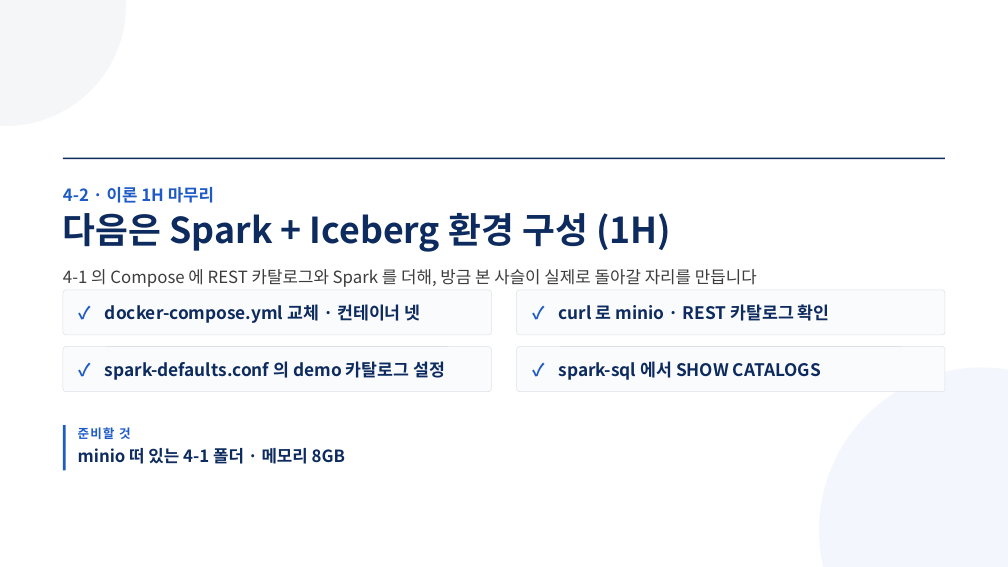
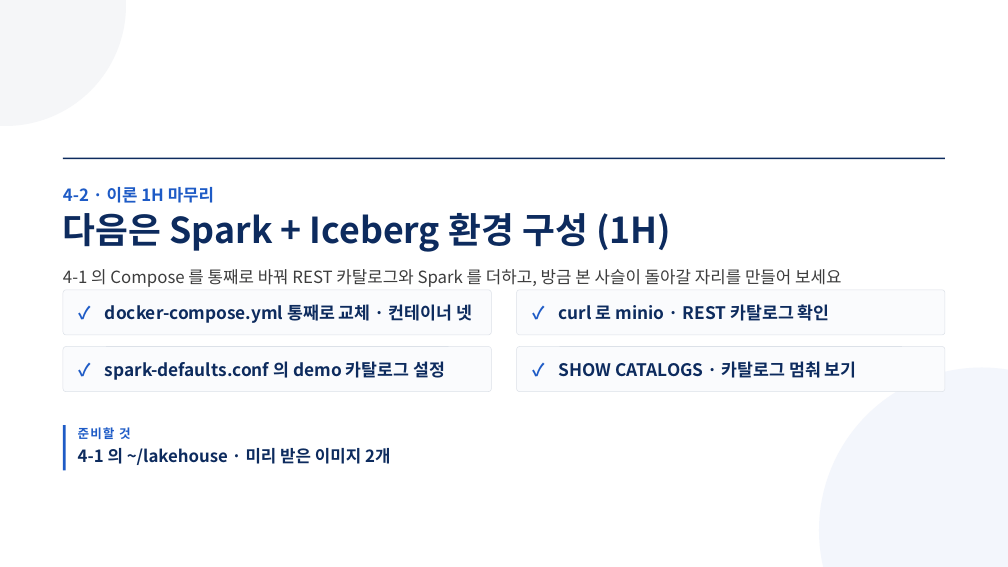
Before and after one commit to aebonlee/materials, a slide deck: slide 10 of data-eng/decks/w4d2s1.pptx. Drawn at 1008x567 pixels with LibreOffice and Linux fonts; fonts in the diff are those of the drawing. Boxes give left, top, right and bottom in pixels: in the first picture for what was removed or moved away, otherwise in the second. Text is boxed around its words. In the diff, an @@ line names an element or a change of style, - is before the commit and + after.

```diff
--- a/data-eng/decks/w4d2s1.pptx
+++ b/data-eng/decks/w4d2s1.pptx
@@ text at (63, 269, 841, 287): text changed @@
-4-1 의 Compose 에 REST 카탈로그와 Spark 를 더해, 방금 본 사슬이 실제로 돌아갈 자리를 만듭니다
+4-1 의 Compose 를 통째로 바꿔 REST 카탈로그와 Spark 를 더하고, 방금 본 사슬이 돌아갈 자리를 만들어 보세요
@@ text at (105, 304, 472, 323): text changed @@
-docker-compose.yml 교체 · 컨테이너 넷
+docker-compose.yml 통째로 교체 · 컨테이너 넷
@@ text at (559, 361, 857, 378): text changed @@
-spark-sql 에서 SHOW CATALOGS
+SHOW CATALOGS · 카탈로그 멈춰 보기
@@ text at (78, 448, 390, 465): text changed @@
-minio 떠 있는 4-1 폴더 · 메모리 8GB
+4-1 의 ~/lakehouse · 미리 받은 이미지 2개
```
Also in this commit, not shown: 3 other slides changed, 32 other files.
